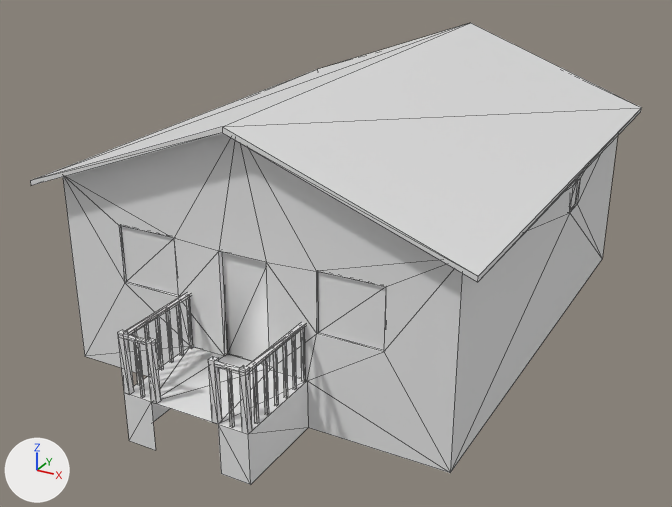
The FBX model WindowEngine/Assets/Models/house.fbx: old version first, new version second.
One viewpoint serves both versions: a 50 mm lens placed at (0.0868, -0.1746, 0.0979), pointed at (-0.0017, -0.0136, 0.0174). Arrows for +X, +Y and +Z are at lower left; the lights stay in place. The picture after the commit comes second. Mesh edges are drawn as thin lines. Where no turn or scale is listed for an object, it has been applied to the vertices. Vertices at exactly the same position are counted once.

In view in the first picture: 'house1_windows'.
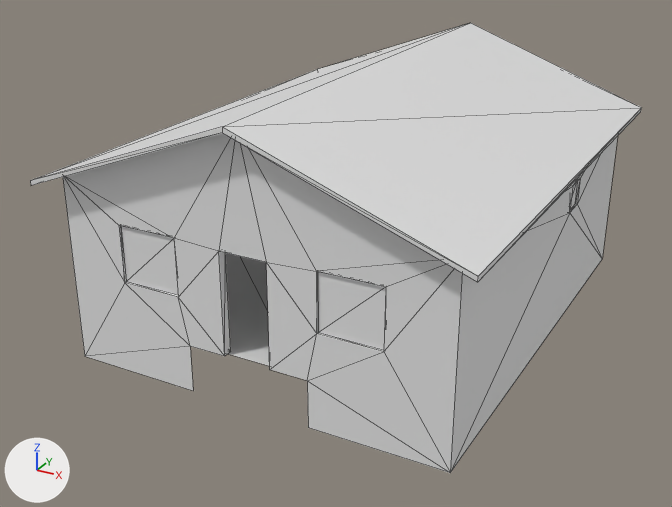
Location of each change, [x1, y1, x2, y2] in pixels of the pictures (672 x 507 px):
'house1_windows', reshaped
    before: [30, 23, 641, 485]
    after: [30, 23, 641, 473]
part 1 of me_house1_002, deleted
    before: [118, 298, 305, 434]
part 2 of me_house1_002, deleted
    before: [124, 252, 308, 485]

Diff of the bpy script that builds the scene:
```diff
--- a/WindowEngine/Assets/Models/house.fbx.py
+++ b/WindowEngine/Assets/Models/house.fbx.py
@@ me_house1_002 @@
 # used by ob_house1_windows; location = (0.0, 0.0, 0.0)
-me_house1_002.from_pydata(...)  # 432 vertices, 536 faces; spans x -0.0455..0.045, y -0.07..0.055, z 0.0..0.056
+me_house1_002.from_pydata(...)  # 240 vertices, 278 faces; spans x -0.0455..0.045, y -0.055..0.055, z 0.0..0.056
+# me_house1_002 part 1: 18 loose pieces with 144 vertices, spanning x -0.013..0.013, y -0.07..-0.0513, z 0.01..0.022, are deleted
+# me_house1_002 part 2
+# 27 vertices are removed from x -0.013..0.013, y -0.07..-0.05, z 0.0..0.0315
+# 58 faces are deleted
+# 2 vertices are added at (-0.013, -0.051, 0.0004), (0.013, -0.051, 0.0004)
+# other edits to the shape of me_house1_002 do not show in these pictures
 me_house1_002.materials.append(mat_house1)
```
